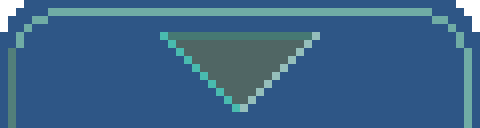
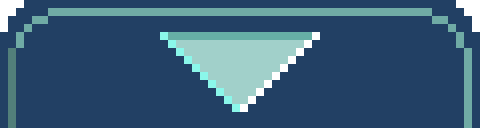
Comparing the layer stacks of the two 480 x 128 images. Changes:
hid "Layer 2 copy 3", painted on it over <box>8,8,472,128</box>
showed "Layer 2 copy" over <box>8,8,472,128</box>
painted on "Layer 1" over <box>0,0,480,128</box>
